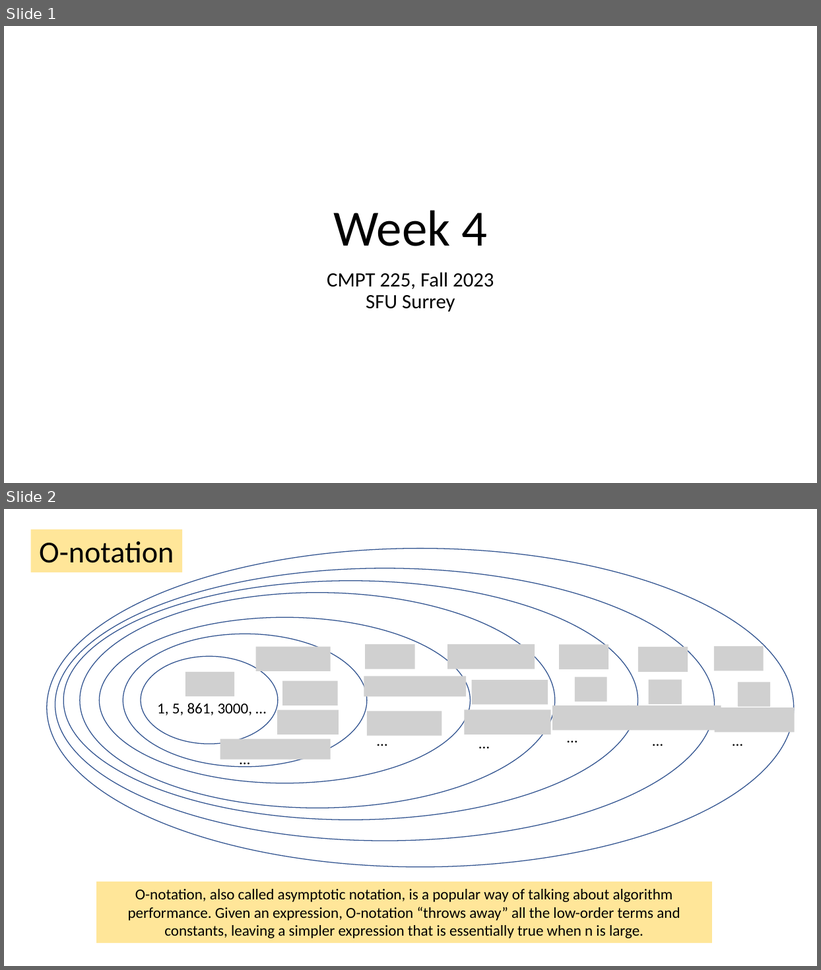
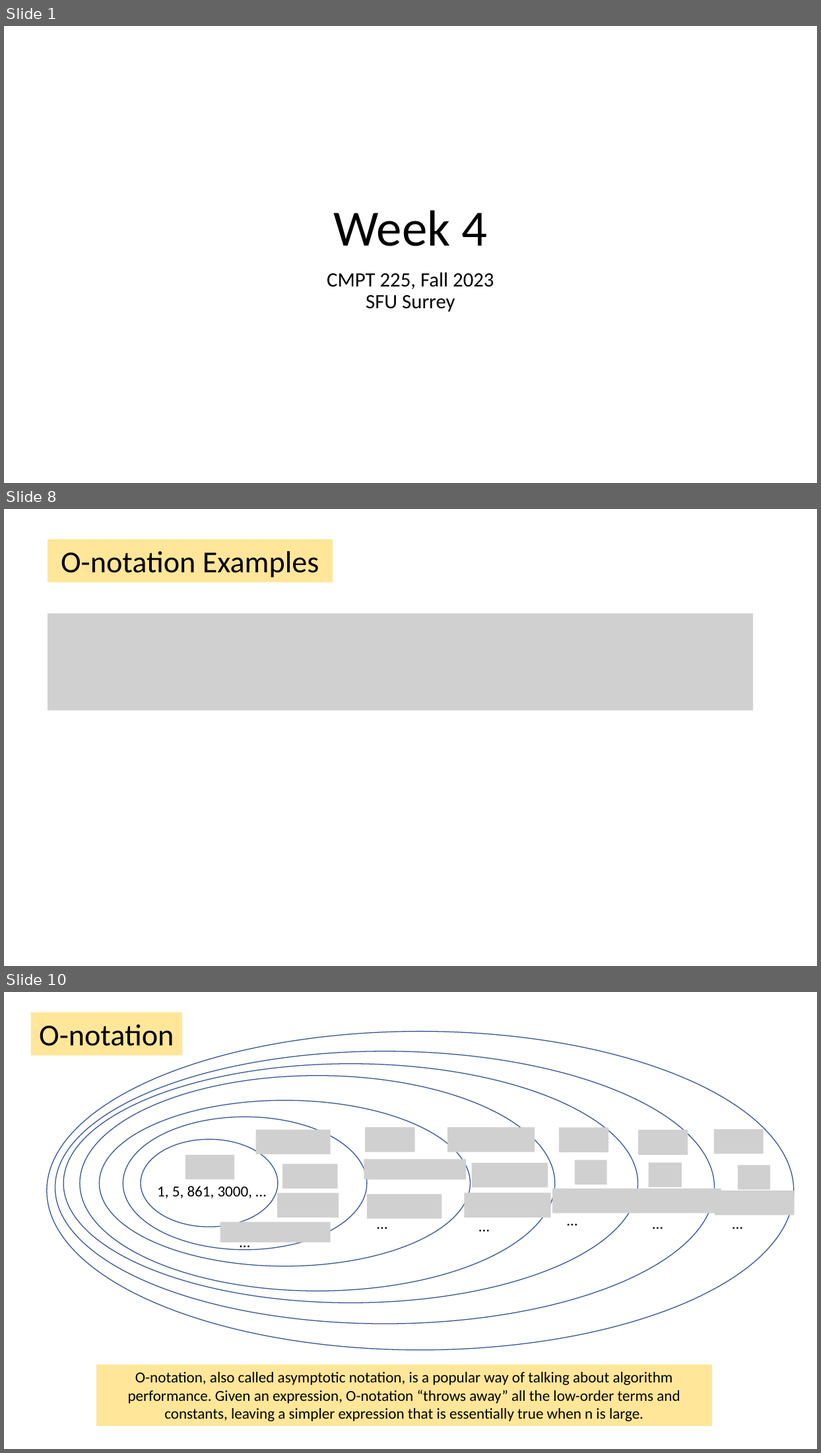
Before and after one commit to tjd1234/cmpt225fall2023, a slide deck: lecture_notes/week4/week4.pptx. Shown one above the other, each under a label of ours: slides 1 and 2 before the commit, slides 1, 8 and 10 after it; the slides between them are not shown. The pictures are 821x970 and 821x1453 pixels, drawn with LibreOffice and Linux fonts; fonts in the diff are those of the drawing; grey boxes stand for pictures. Boxes give left, top, right and bottom in pixels: in the first picture for what was removed or moved away, otherwise in the second. Text is boxed around its words. In the diff, an @@ line names an element or a change of style, - is before the commit and + after.

```diff
--- a/lecture_notes/week4/week4.pptx
+++ b/lecture_notes/week4/week4.pptx
@@ slide 8 added at (4,509,817,966), background #FFFFFF @@
@@ rectangle added at (48,539,333,583), fill #FFE699, 36 pt, text #000000 @@
+O-notation Examples
@@ picture added at (48,614,753,711) @@
@@ what was slide 2 is now slide 10 @@
```
Also in this commit, not shown: 5 slides changed, 3 other slides added, 2 other files.
